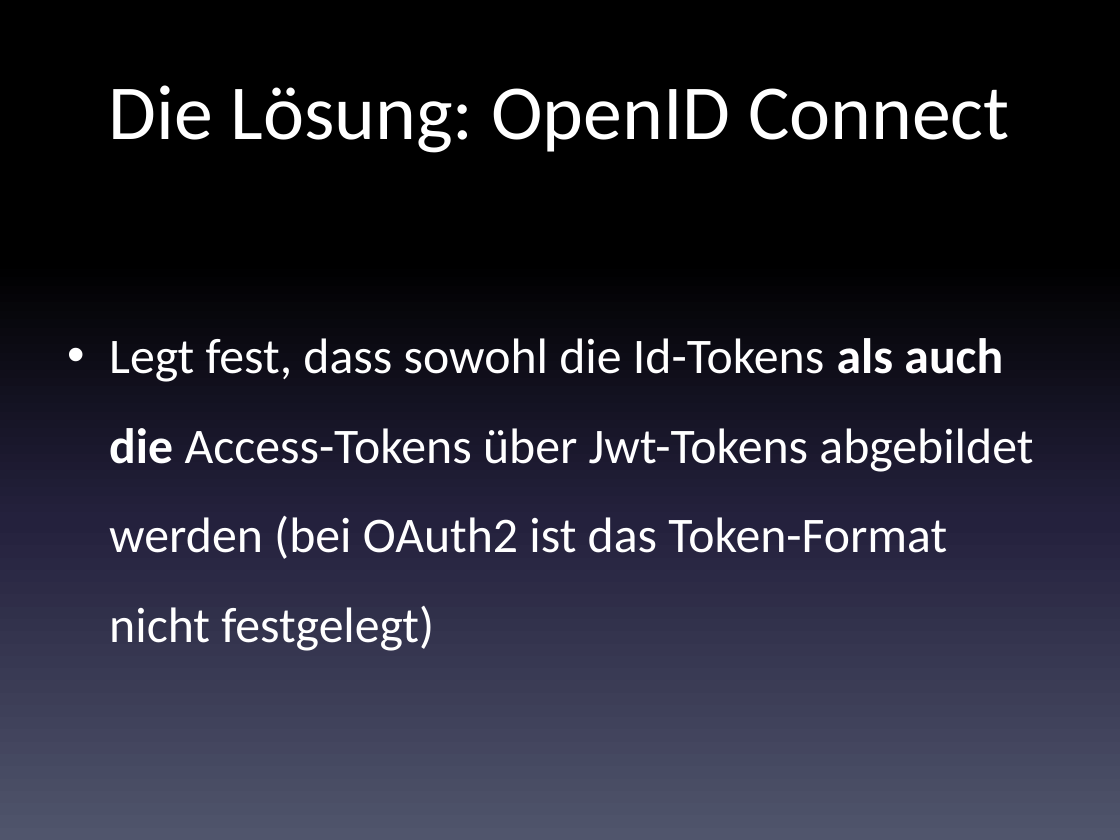
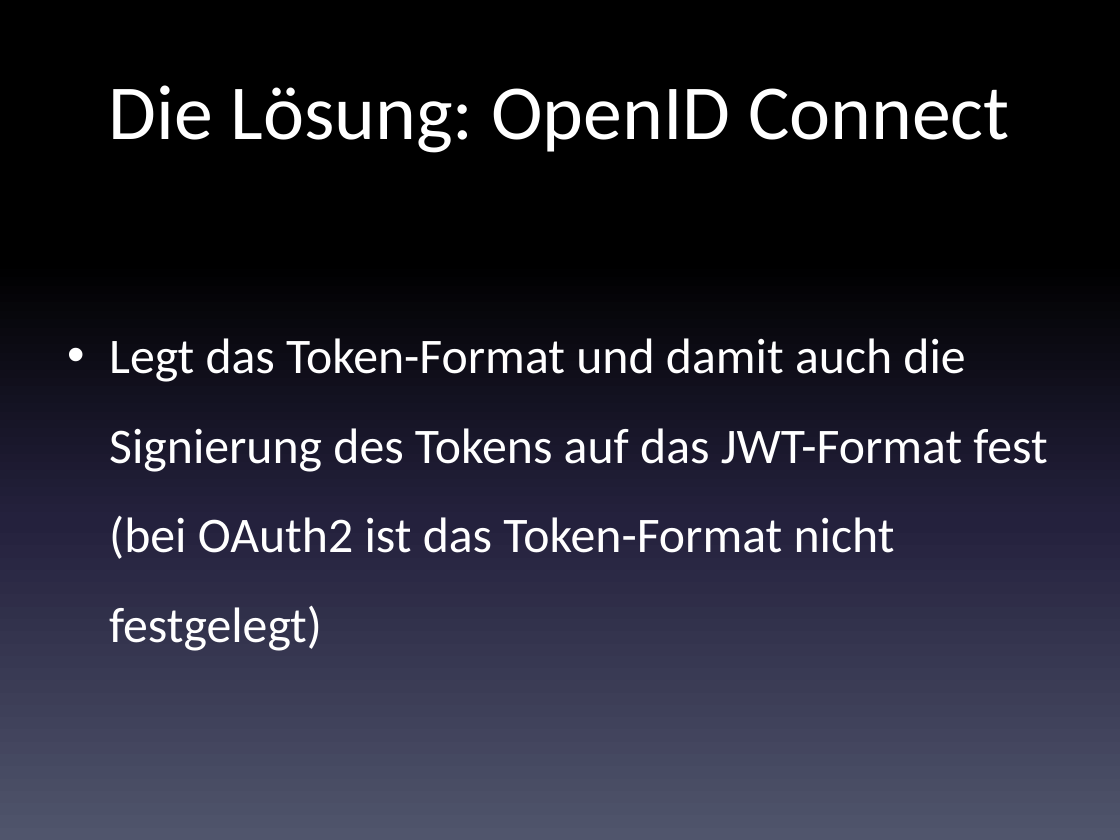
Before and after one commit to code-nirvana/oauth2_opidc_dwx2014, a slide deck: slide 83 of OAuth2_OpenIdConnect.pptx (slide 101 before the commit). Drawn at 1120x840 pixels with LibreOffice and Linux fonts; fonts in the diff are those of the drawing. Boxes give left, top, right and bottom in pixels: in the first picture for what was removed or moved away, otherwise in the second. Text is boxed around its words. In the diff, an @@ line names an element or a change of style, - is before the commit and + after.

```diff
--- a/OAuth2_OpenIdConnect.pptx
+++ b/OAuth2_OpenIdConnect.pptx
@@ text at (x1=109, y1=338, x2=1047, y2=651): text changed @@
-• Legt fest, dass sowohl die Id-Tokens als auch die Access-Tokens über Jwt-Tokens abgebildet werden (bei OAuth2 ist das Token-Format nicht festgelegt)
+• Legt das Token-Format und damit auch die Signierung des Tokens auf das JWT-Format fest (bei OAuth2 ist das Token-Format nicht festgelegt)
```
Also in this commit, not shown: 24 other slides changed, 2 slides added, 22 slides removed.
